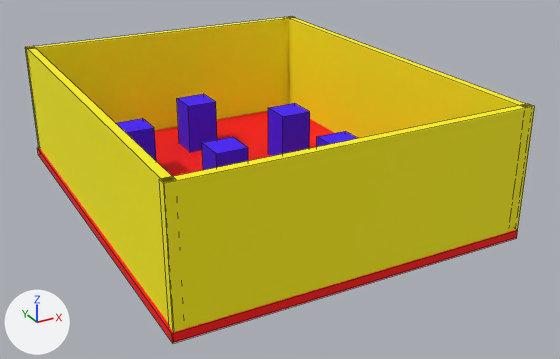
Renders of the FBX model GameTemplate/Game/Assets/modelData/battlefield/battlefield.FBX from each side of a commit.
Before and after are seen from a 50 mm camera at (-97.6, -193.5, 89.7) aimed at (6.8, -3.6, -5.2). Lighting does not change. The marker at lower left points along +X, +Y and +Z. Mesh edges are drawn as thin lines. Where no turn or scale is listed for an object, it has been applied to the vertices.
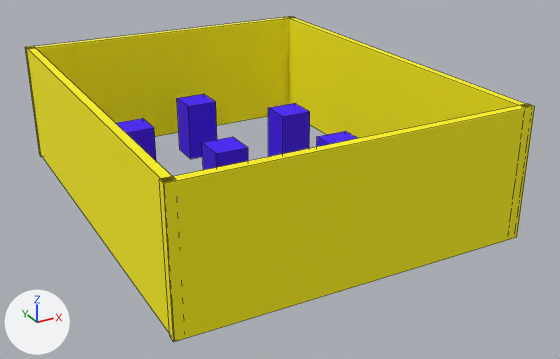
The newer file is also turned or shifted as a whole; pictures and numbers use the older file's frame.

What differs and where, as boxes [x1, y1, x2, y2] in the pictures (560 x 359 px):
```json
{"object": "Box001", "change": "deleted", "before": [37, 111, 518, 343], "on screen": "red"}
{"object": "Box008", "change": "reshaped", "before": [317, 131, 358, 147], "after": [317, 131, 358, 147]}
```

The change, as JSON lines over the scene's bpy script:
```json
{"op": "set", "path": "ob_box008", "old": "bpy.data.objects.new('Box008', me_mesh_007)", "new": "bpy.data.objects.new('Box008', me_mesh_006)"}
{"op": "remove", "block": "ob_box001", "code": ["ob_box001 = bpy.data.objects.new('Box001', me_mesh)", "ob_box001.location = (0.8, 5.5, -11.6)"]}
```
